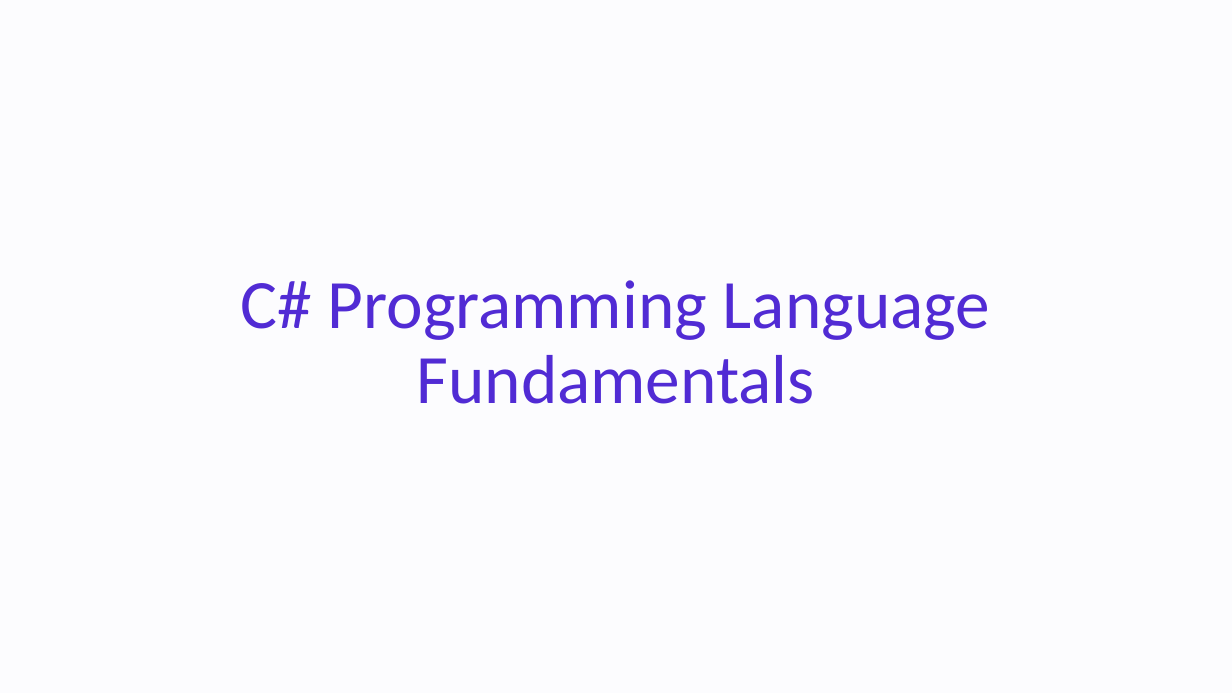
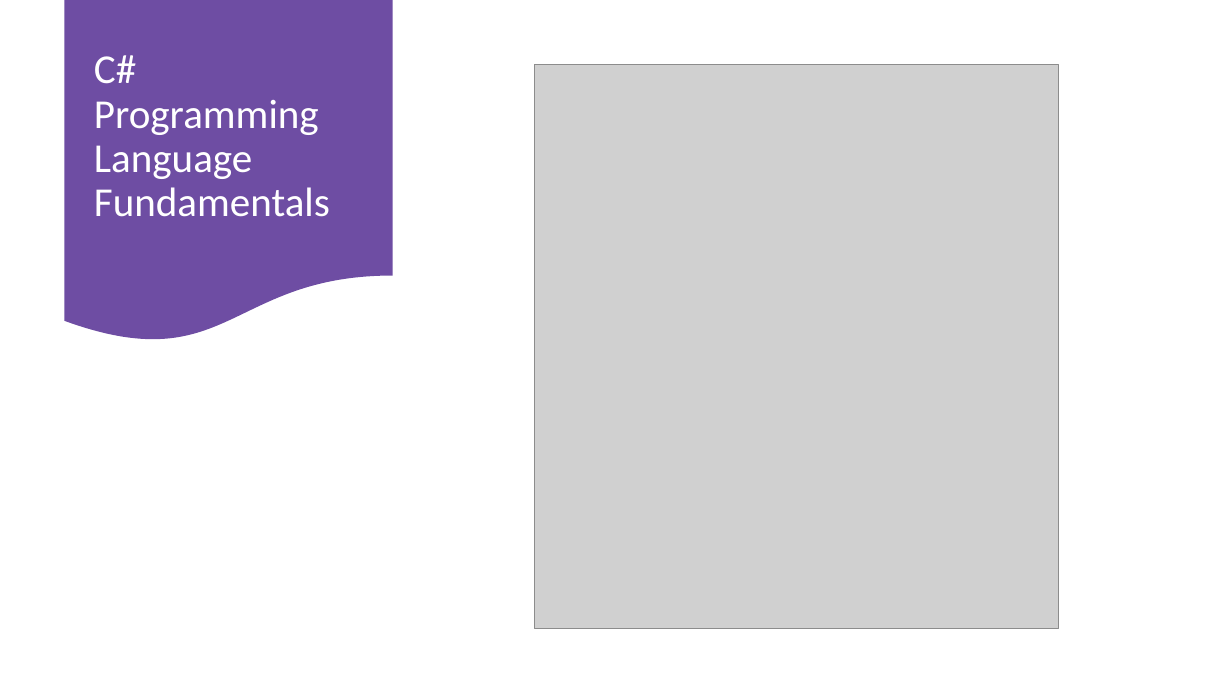
Before and after one commit to NaveenChittimalla/C-Sharp-Fundamentals, a slide deck: slide 1 of docs/C Sharp Programming Language - Fundaments.pptx. Drawn at 1232x693 pixels with LibreOffice and Linux fonts; fonts in the diff are those of the drawing; grey boxes stand for pictures. Boxes give left, top, right and bottom in pixels: in the first picture for what was removed or moved away, otherwise in the second. Text is boxed around its words. In the diff, an @@ line names an element or a change of style, - is before the commit and + after.

```diff
--- a/docs/C Sharp Programming Language - Fundaments.pptx
+++ b/docs/C Sharp Programming Language - Fundaments.pptx
@@ background #FCFCFE to #FFFFFF @@
@@ flow chart document added at (x1=65, y1=0, x2=393, y2=344), fill #6E4DA3 @@
@@ title "C# Programming Language Fundamentals" moved from (x1=241, y1=280, x2=990, y2=404) to (x1=94, y1=55, x2=330, y2=217) @@
@@ title "C# Programming Language Fundamentals" at (x1=94, y1=55, x2=330, y2=217): size 54 to 32 pt, text colour #512BD4 to #FFFFFF; alignment centre to left @@
@@ picture added at (x1=534, y1=65, x2=1058, y2=628) @@
```
Also in this commit, not shown: 10 other slides changed, 4 slides added, 1 other file.
